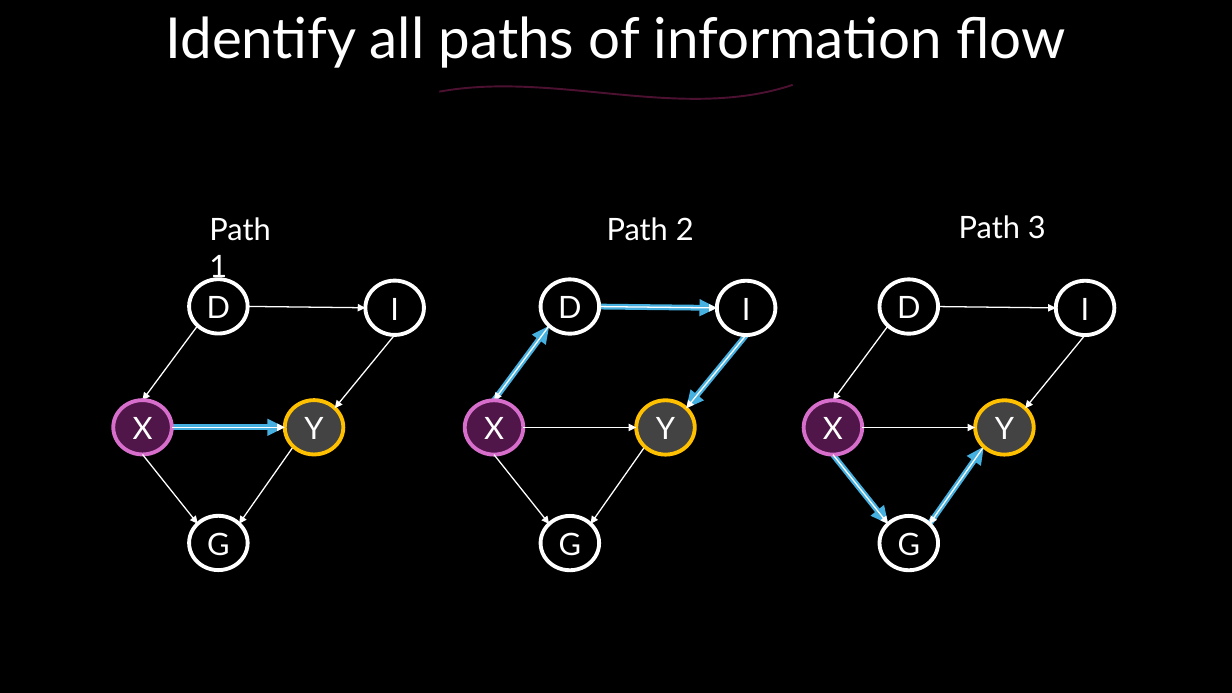
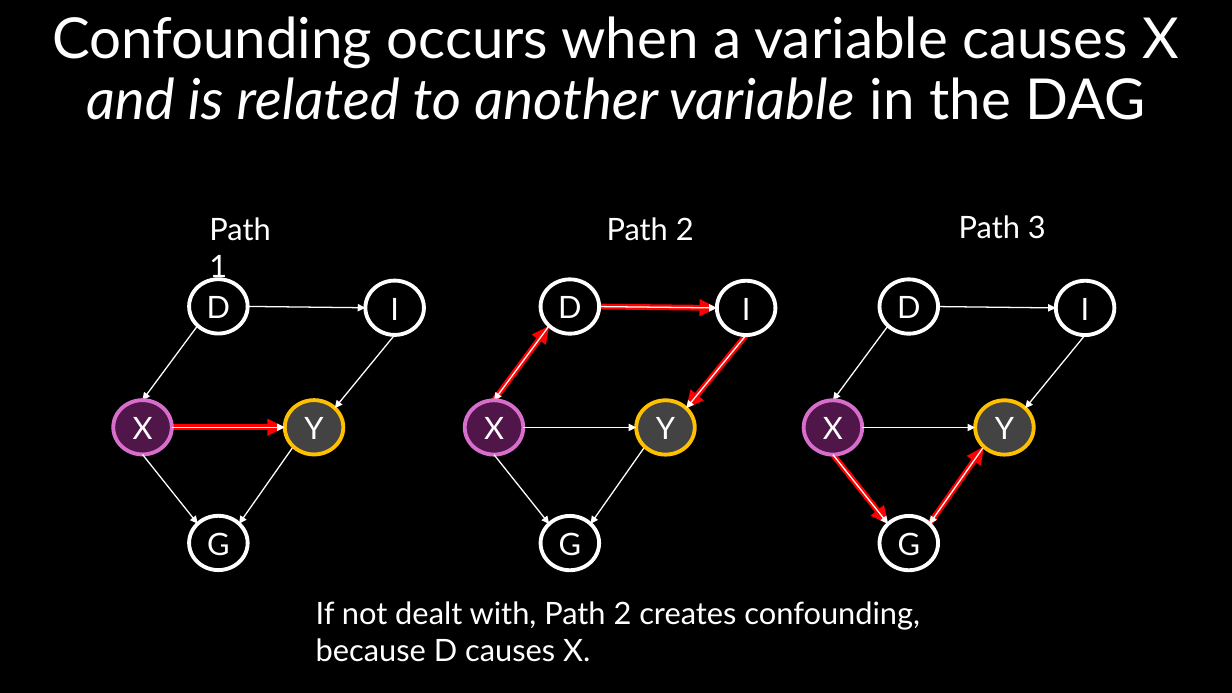
Before and after one commit to DeonRoos/stats-for-biologists, a slide deck: slide 26 of Lectures/Lecture 07.2 Confounding.pptx (slide 37 before the commit). Drawn at 1232x693 pixels with LibreOffice and Linux fonts; fonts in the diff are those of the drawing. Boxes give left, top, right and bottom in pixels: in the first picture for what was removed or moved away, otherwise in the second. Text is boxed around its words. In the diff, an @@ line names an element or a change of style, - is before the commit and + after.

```diff
--- a/Lectures/Lecture 07.2 Confounding.pptx
+++ b/Lectures/Lecture 07.2 Confounding.pptx
@@ title at [52,16,1179,120]: text changed @@
-Identify all paths of information flow
+Confounding occurs when a variable causes X and is related to another variable in the DAG
@@ freeform shape removed at [439,85,792,99] @@
@@ arrow (494, 400) - (549, 326): stroke #46B1E1 4.5 pt to #FF0000 4.5 pt @@
@@ arrow (599, 307) - (717, 308): stroke #46B1E1 4.5 pt to #FF0000 4.5 pt @@
@@ arrow (747, 335) - (687, 409): stroke #46B1E1 4.5 pt to #FF0000 4.5 pt @@
@@ arrow (172, 427) - (285, 427): stroke #46B1E1 4.5 pt to #FF0000 4.5 pt @@
@@ arrow (930, 524) - (984, 446): stroke #46B1E1 4.5 pt to #FF0000 4.5 pt @@
@@ arrow (833, 455) - (888, 524): stroke #46B1E1 4.5 pt to #FF0000 4.5 pt @@
@@ text added at [316,601,920,662], 24 pt, text #FFFFFF @@
+If not dealt with, Path 2 creates confounding,
+because D causes X.
```
Also in this commit, not shown: 14 other slides changed, 3 slides added, 15 slides removed, 13 other files.
